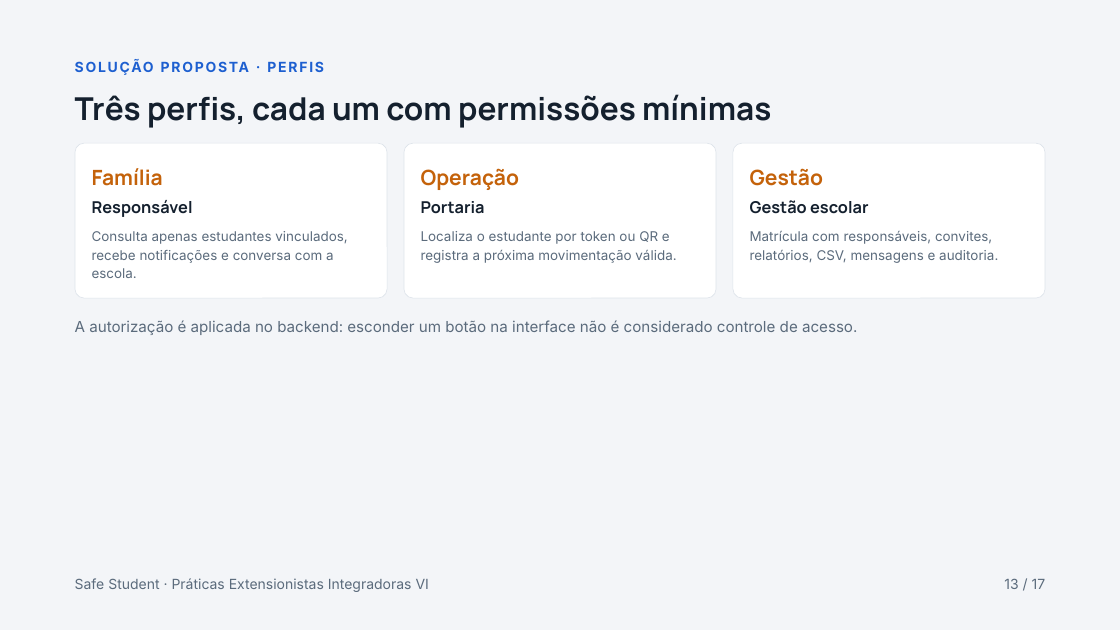
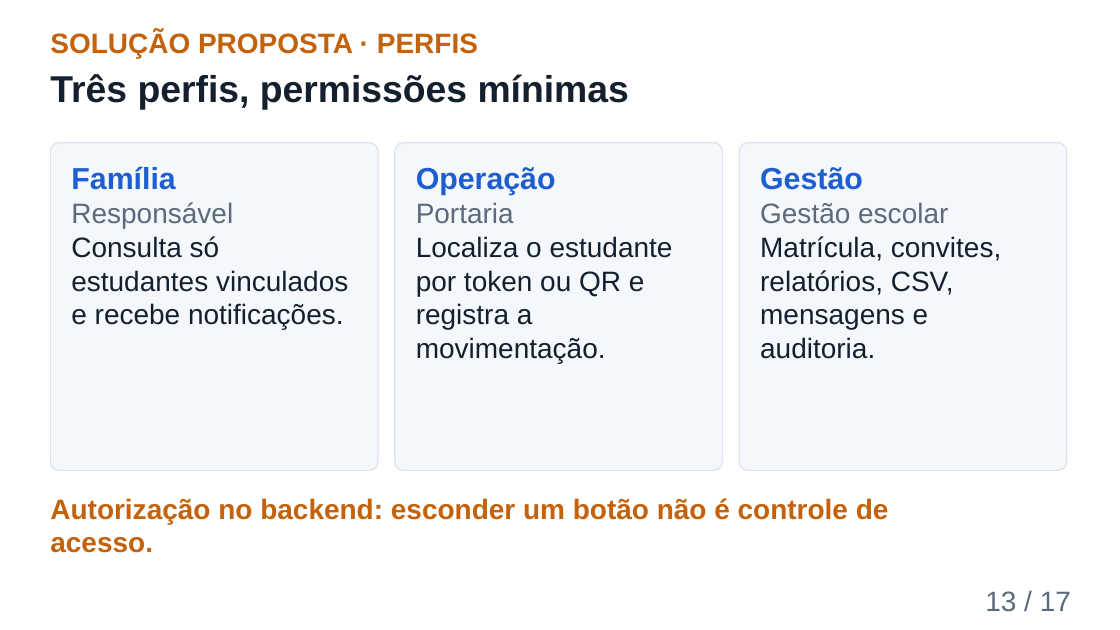
Before and after one commit to richaferreira/Safe_Student, a slide deck: slide 13 of 08_Apresentacao_Final_Safe_Student.pptx. Drawn at 1120x630 pixels with LibreOffice and Linux fonts; fonts in the diff are those of the drawing. Boxes give left, top, right and bottom in pixels: in the first picture for what was removed or moved away, otherwise in the second. Text is boxed around its words. In the diff, an @@ line names an element or a change of style, - is before the commit and + after.

```diff
--- a/08_Apresentacao_Final_Safe_Student.pptx
+++ b/08_Apresentacao_Final_Safe_Student.pptx
@@ background #F3F5F8 to #FFFFFF @@
@@ text "SOLUÇÃO PROPOSTA · PERFIS": place and size @@
-text "SOLUÇÃO PROPOSTA · PERFIS" at box(147, 97, 246, 128)
+text "SOLUÇÃO PROPOSTA · PERFIS" at box(50, 31, 478, 58)
@@ text "SOLUÇÃO PROPOSTA · PERFIS" at box(50, 31, 478, 58): size 12 to 24 pt, font Inter to Arial, text colour #1D5FD0 to #C4620A, letter spacing 1.5 to 0 pt; line spacing 16.8pt to 1 @@
@@ text at box(50, 74, 629, 110): text changed; size 27 to 32 pt; font Manrope to Arial @@
-Três perfis, cada um com permissões mínimas
+Três perfis, permissões mínimas
@@ rounded rectangle added at box(50, 143, 378, 471), fill #F4F7FB, outline #DDE3EA 1 pt @@
@@ rounded rectangle removed at box(75, 143, 387, 297) @@
@@ rounded rectangle added at box(395, 143, 723, 471), fill #F4F7FB, outline #DDE3EA 1 pt @@
@@ rounded rectangle removed at box(404, 143, 717, 297) @@
@@ rounded rectangle removed at box(734, 143, 1046, 297) @@
@@ rounded rectangle added at box(739, 143, 1067, 471), fill #F4F7FB, outline #DDE3EA 1 pt @@
@@ text at box(71, 166, 348, 329): text changed; size 11.5 to 24 pt; font Inter to Arial; text colour #5B6B7C to #14202E @@
-Consulta apenas estudantes vinculados, recebe notificações e conversa com a escola.
+Família
+Responsável
+Consulta só estudantes vinculados e recebe notificações.
@@ text removed at box(92, 168, 163, 186) @@
-Família
@@ text at box(416, 167, 673, 363): text changed; size 11.5 to 24 pt; font Inter to Arial; text colour #5B6B7C to #14202E @@
-Localiza o estudante por token ou QR e registra a próxima movimentação válida.
+Operação
+Portaria
+Localiza o estudante por token ou QR e registra a movimentação.
@@ text removed at box(421, 168, 519, 190) @@
-Operação
@@ text removed at box(750, 168, 823, 186) @@
-Gestão
@@ text at box(760, 167, 1001, 359): text changed; size 11.5 to 24 pt; font Inter to Arial; text colour #5B6B7C to #14202E @@
-Matrícula com responsáveis, convites, relatórios, CSV, mensagens e auditoria.
+Gestão
+Gestão escolar
+Matrícula, convites, relatórios, CSV, mensagens e auditoria.
@@ text removed at box(92, 200, 193, 217) @@
-Responsável
@@ text removed at box(421, 201, 485, 214) @@
-Portaria
@@ text removed at box(750, 200, 869, 214) @@
-Gestão escolar
@@ text at box(50, 498, 889, 553): text changed; size 13 to 24 pt; font Inter to Arial; text colour #5B6B7C to #C4620A; bold on @@
-A autorização é aplicada no backend: esconder um botão na interface não é considerado controle de acesso.
+Autorização no backend: esconder um botão não é controle de acesso.
@@ text removed at box(75, 578, 429, 592) @@
-Safe Student · Práticas Extensionistas Integradoras VI
@@ text "13 / 17": place and size @@
-text "13 / 17" at box(1004, 578, 1046, 589)
+text "13 / 17" at box(985, 591, 1071, 612)
@@ text "13 / 17" at box(985, 591, 1071, 612): size 12 to 24 pt, font Inter to Arial; line spacing 16.8pt to 1 @@
```
Also in this commit, not shown: 16 other slides changed, 2 other files.
